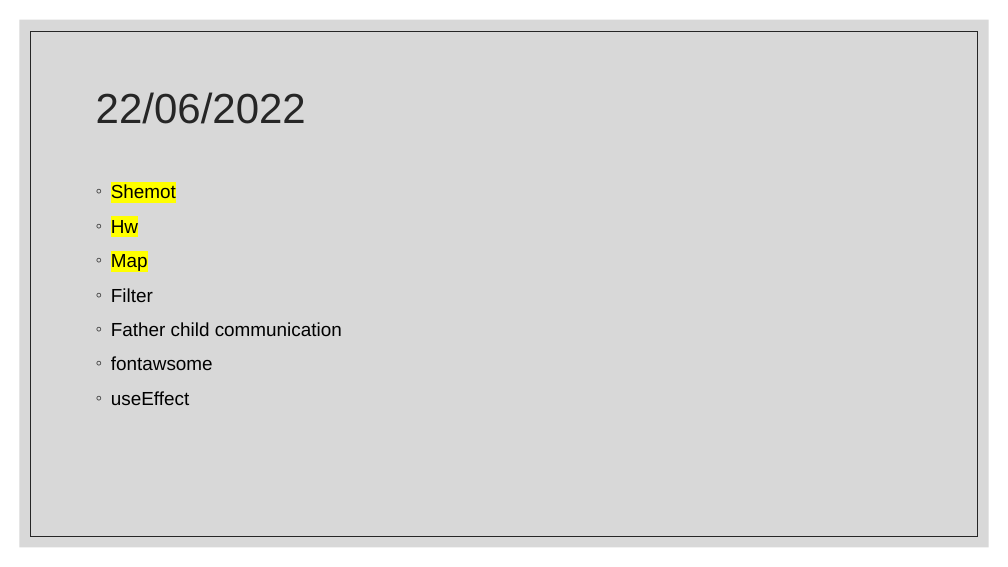
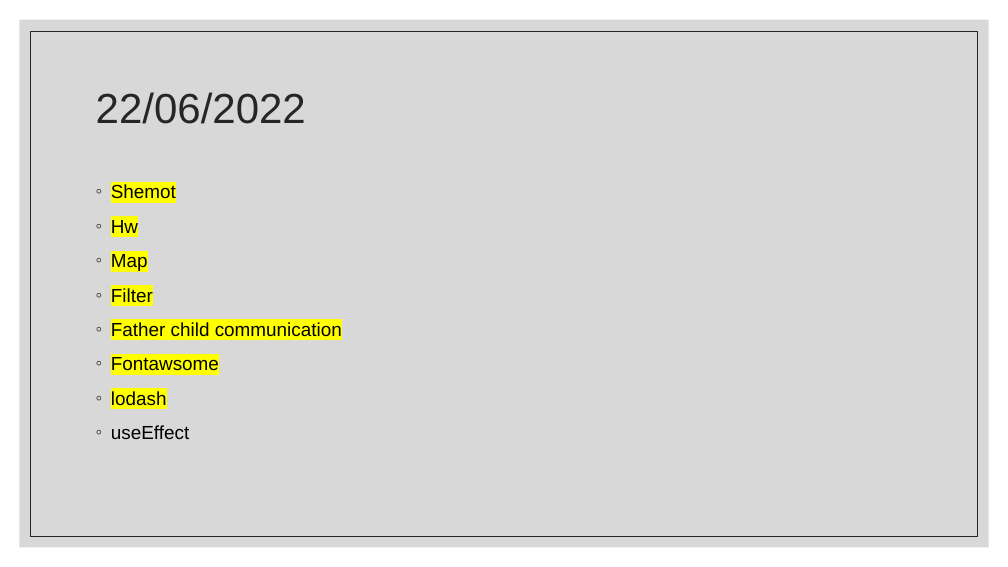
Before and after one commit to Rlss91/ht_W011121MR_morning_first-project, a slide deck: slide 17 of docs/React.pptx. Drawn at 1008x567 pixels with LibreOffice and Linux fonts; fonts in the diff are those of the drawing. Boxes give left, top, right and bottom in pixels: in the first picture for what was removed or moved away, otherwise in the second. Text is boxed around its words. In the diff, an @@ line names an element or a change of style, - is before the commit and + after.

```diff
--- a/docs/React.pptx
+++ b/docs/React.pptx
@@ text at bbox=[111, 288, 342, 337]: highlight none to #FFFF00 in "Filter", "Father child communication" @@
@@ text at bbox=[111, 357, 219, 406]: text changed @@
-◦ fontawsome
+◦ Fontawsome
+◦ lodash
```
Also in this commit, not shown: 1 slide added, 3 other files.
